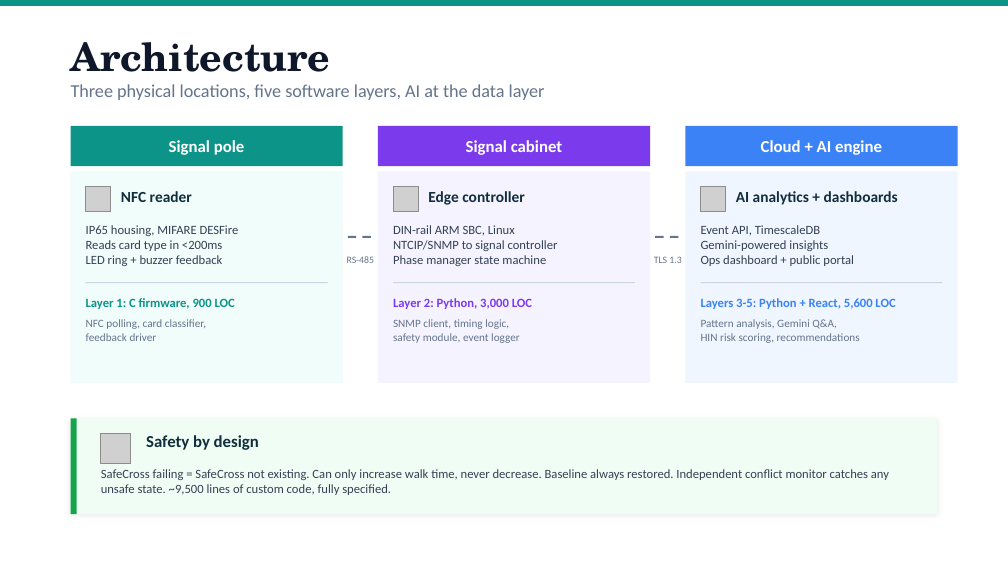
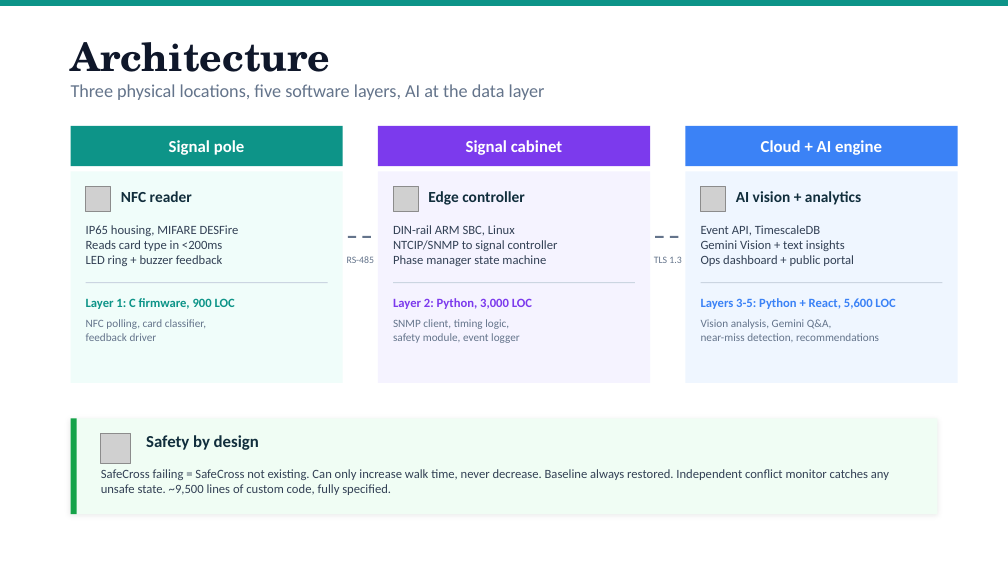
Before and after one commit to seshadribt24/city_sf_google_rocket_ride, a slide deck: slide 5 of SafeCross-SF-3min.pptx. Drawn at 1008x567 pixels with LibreOffice and Linux fonts; fonts in the diff are those of the drawing; grey boxes stand for pictures. Boxes give left, top, right and bottom in pixels: in the first picture for what was removed or moved away, otherwise in the second. Text is boxed around its words. In the diff, an @@ line names an element or a change of style, - is before the commit and + after.

```diff
--- a/SafeCross-SF-3min.pptx
+++ b/SafeCross-SF-3min.pptx
@@ text at (x1=736, y1=191, x2=861, y2=205): text changed @@
-AI analytics + dashboards
+AI vision + analytics
@@ text at (x1=701, y1=240, x2=845, y2=251): text changed @@
-Gemini-powered insights
+Gemini Vision + text insights
@@ text at (x1=701, y1=319, x2=879, y2=341): text changed @@
-Pattern analysis, Gemini Q&A,
-HIN risk scoring, recommendations
+Vision analysis, Gemini Q&A,
+near-miss detection, recommendations
```
Also in this commit, not shown: 3 other slides changed, 1 other file.
